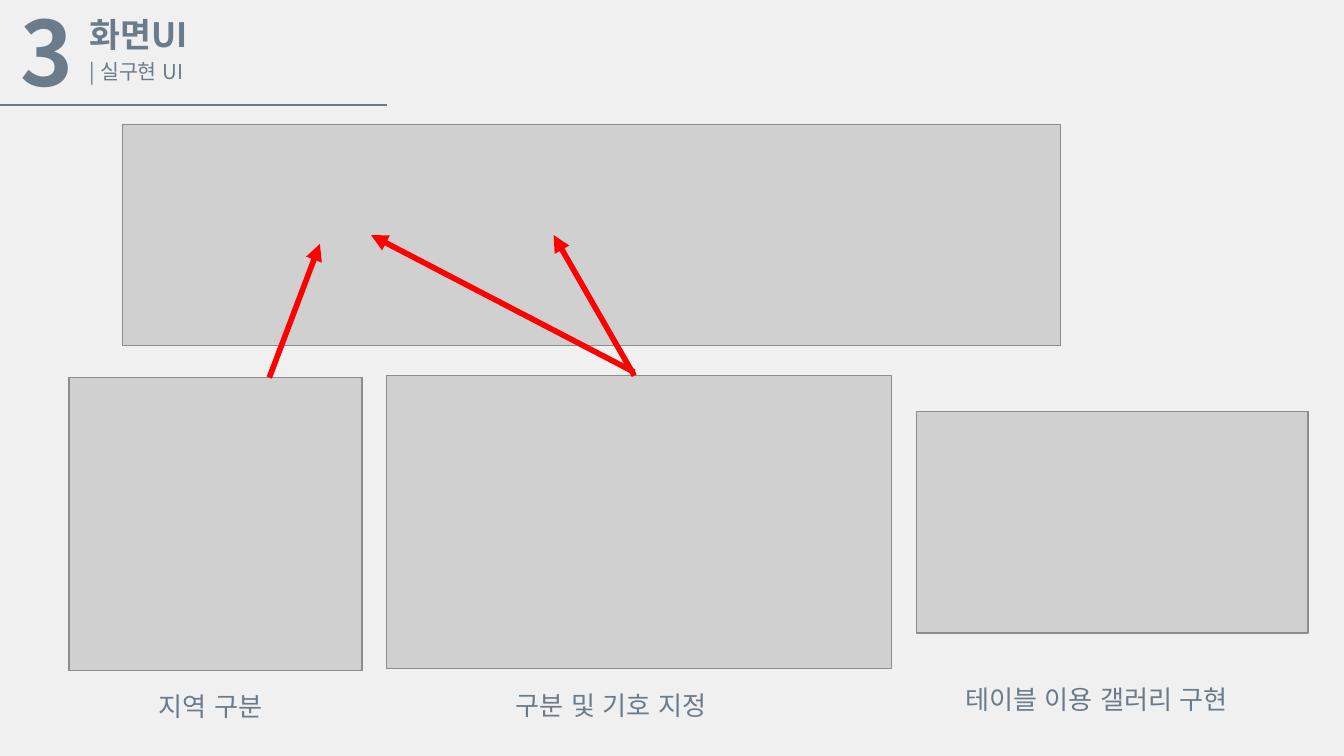
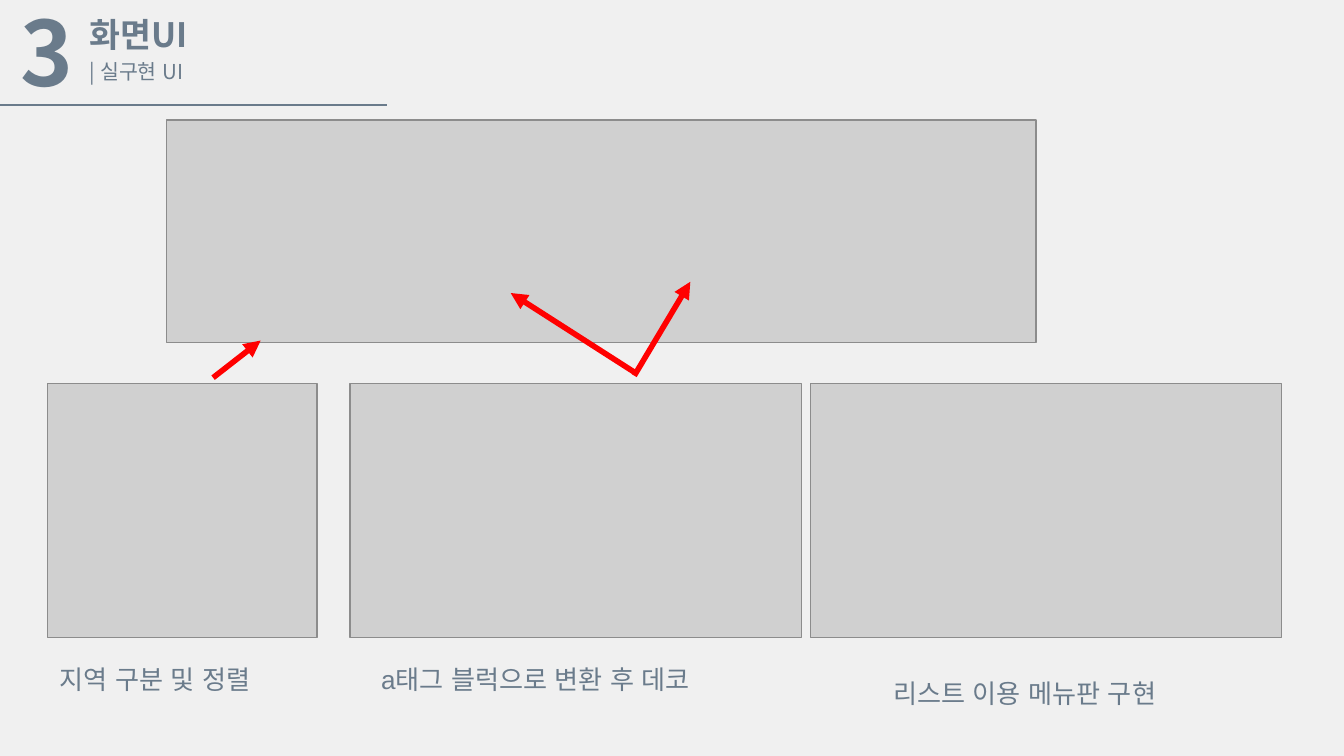
Before and after one commit to kdg99/GreenAcademy, a slide deck: slide 8 of RegularExam/04/화면 구현_김동근.pptx. Drawn at 1344x756 pixels with LibreOffice and Linux fonts; fonts in the diff are those of the drawing; grey boxes stand for pictures. Boxes give left, top, right and bottom in pixels: in the first picture for what was removed or moved away, otherwise in the second. Text is boxed around its words. In the diff, an @@ line names an element or a change of style, - is before the commit and + after.

```diff
--- a/RegularExam/04/화면 구현_김동근.pptx
+++ b/RegularExam/04/화면 구현_김동근.pptx
@@ picture: place and size @@
-picture at <box>122,125,1060,345</box>
+picture at <box>167,120,1036,343</box>
@@ arrow moved from (634, 372) - (371, 235) to (634, 372) - (511, 293) @@
@@ arrow moved from (634, 376) - (554, 235) to (634, 376) - (691, 282) @@
@@ arrow moved from (269, 378) - (320, 243) to (214, 378) - (261, 340) @@
@@ picture: place and size @@
-picture at <box>69,378,362,671</box>
+picture at <box>47,383,317,637</box>
@@ picture: place and size @@
-picture at <box>387,376,892,669</box>
+picture at <box>349,383,801,637</box>
@@ picture: place and size @@
-picture at <box>917,411,1309,633</box>
+picture at <box>810,383,1282,637</box>
@@ text at <box>60,667,250,691</box>: text changed @@
-지역 구분
+지역 구분 및 정렬
@@ text at <box>381,667,690,691</box>: text changed @@
-구분 및 기호 지정
+a태그 블럭으로 변환 후 데코
@@ text at <box>893,681,1156,705</box>: text changed @@
-테이블 이용 갤러리 구현
+리스트 이용 메뉴판 구현
```
Also in this commit, not shown: 3 other slides changed, 2 other files.
